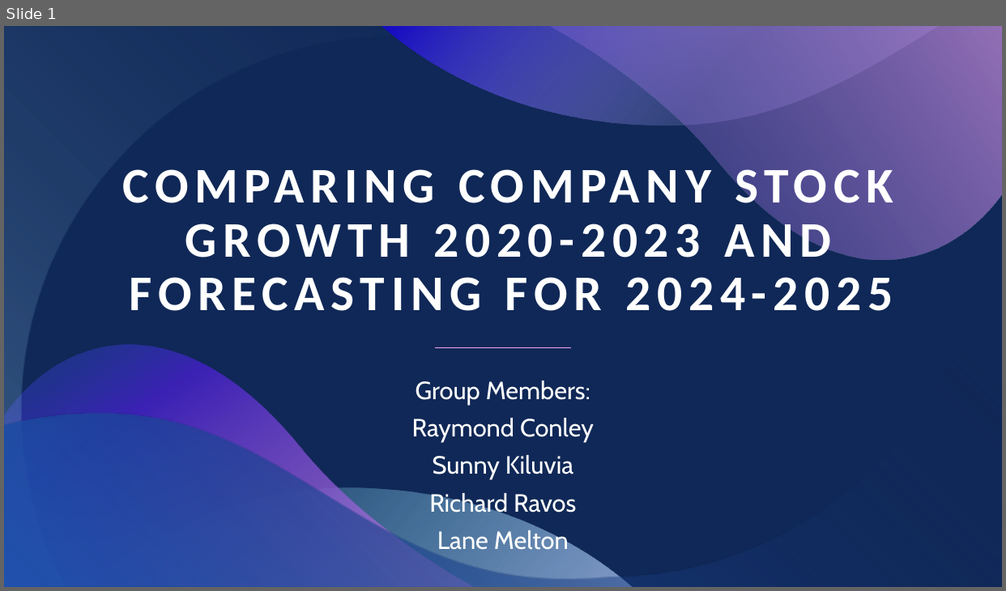
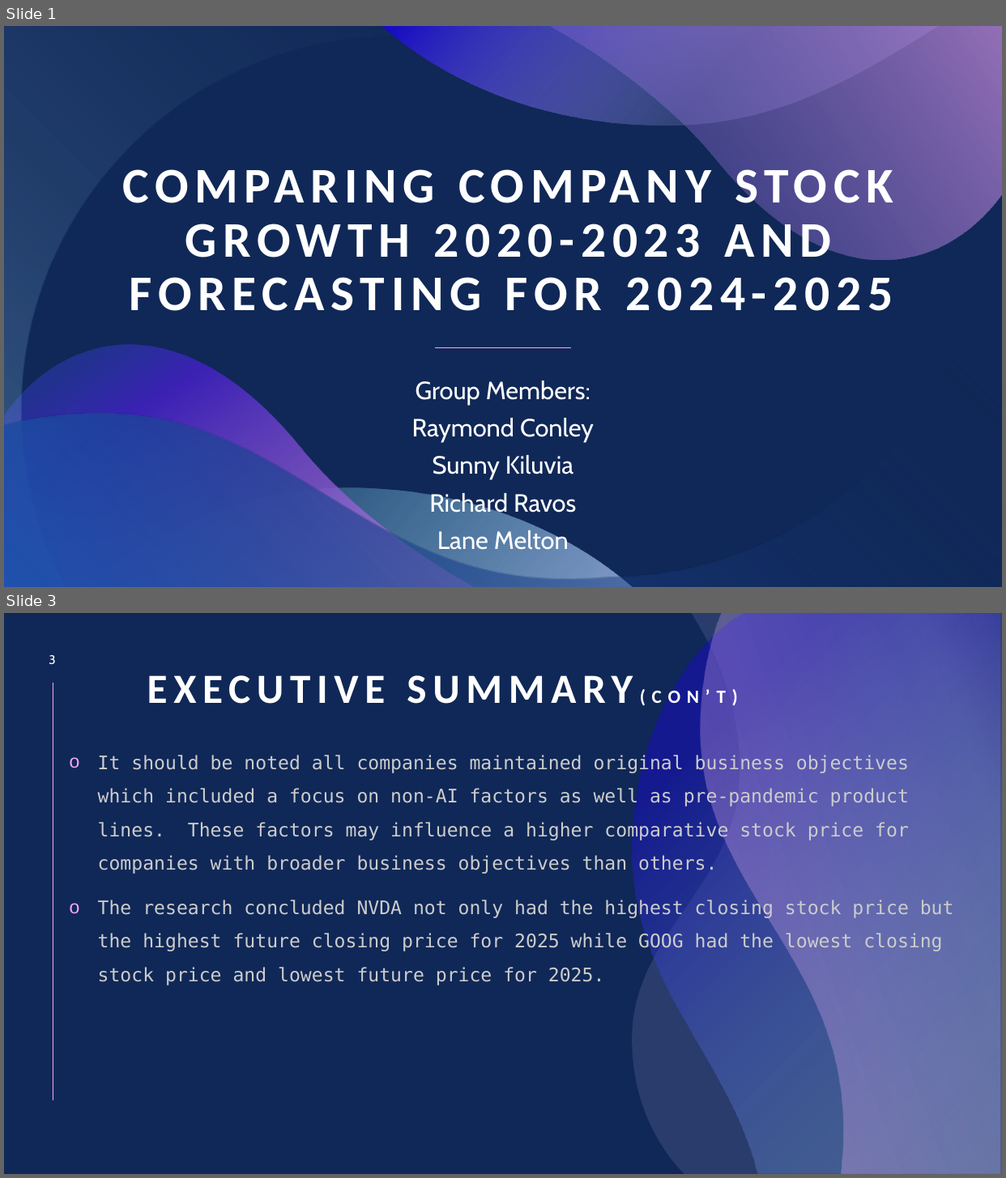
Before and after one commit to skiluvia/project1-varos-kiluvia-conley-melton, a slide deck: Project_1_Presentation.pptx. Shown one above the other, each under a label of ours: slide 1 before the commit, slides 1 and 3 after it; the slides between them are not shown. The pictures are 1006x591 and 1006x1178 pixels, drawn with LibreOffice and Linux fonts; fonts in the diff are those of the drawing. Boxes give left, top, right and bottom in pixels: in the first picture for what was removed or moved away, otherwise in the second. Text is boxed around its words. In the diff, an @@ line names an element or a change of style, - is before the commit and + after.

```diff
--- a/Project_1_Presentation.pptx
+++ b/Project_1_Presentation.pptx
@@ slide 3 added at <box>4,613,1002,1174</box>, background #102857 @@
@@ freeform shape added at <box>632,613,1002,1174</box>, fill #C3B9F2 at 14% opacity @@
@@ freeform shape added at <box>633,613,1000,1174</box>, fill gradient #92CDF0 to #180DC2 @@
@@ freeform shape added at <box>701,613,1002,1174</box>, fill gradient #F6A6F4 to #C3B9F2 @@
@@ page number added at <box>49,655,55,664</box>, 12 pt, text #FFFFFF @@
+3
@@ line added from (53, 683) to (53, 1101), #F6A6F4 0.5 pt @@
@@ title added at <box>147,675,738,708</box>, 40 pt, text #FFFFFF, bold @@
+EXECUTIVE SUMMARY(CON’T)
@@ text added at <box>98,754,954,986</box>, 18 pt, text #CCCCCC @@
+o It should be noted all companies maintained original business objectives which included a focus on non-AI factors as well as pre-pandemic product lines. These factors may influence a higher comparative stock price for companies with broader business objectives than others.
+o The research concluded NVDA not only had the highest closing stock price but the highest future closing price for 2025 while GOOG had the lowest closing stock price and lowest future price for 2025.
```
Also in this commit, not shown: 1 slide changed, 12 other slides added, 13 slides removed.
